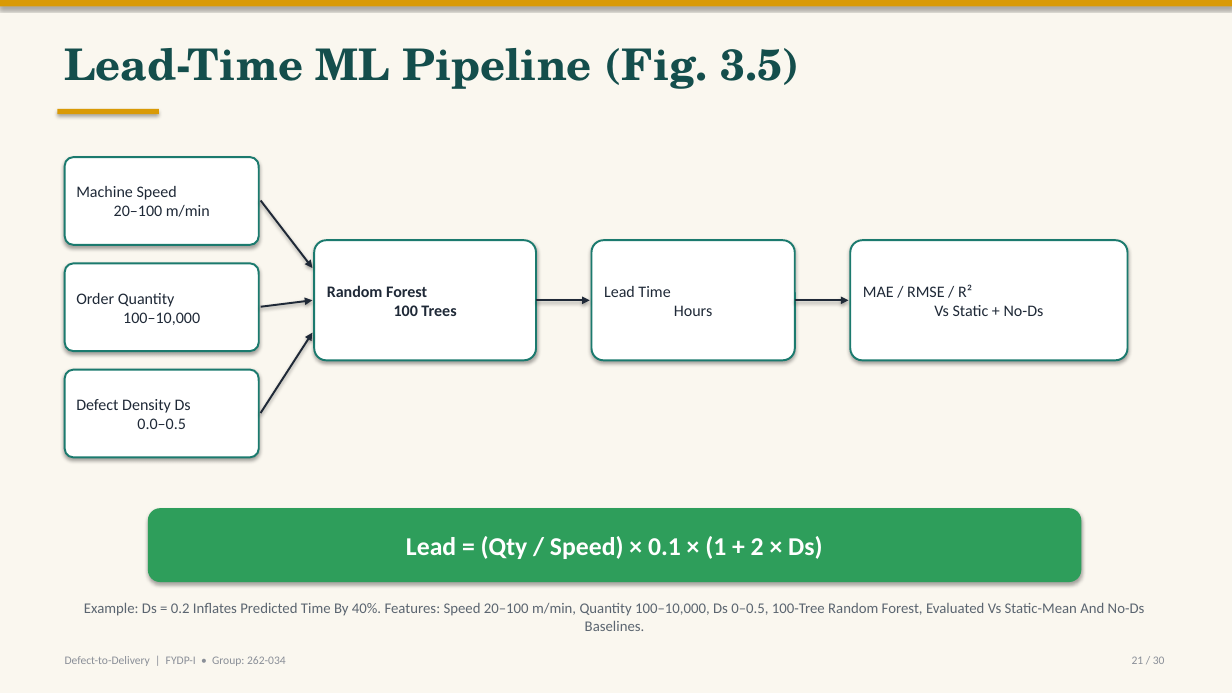
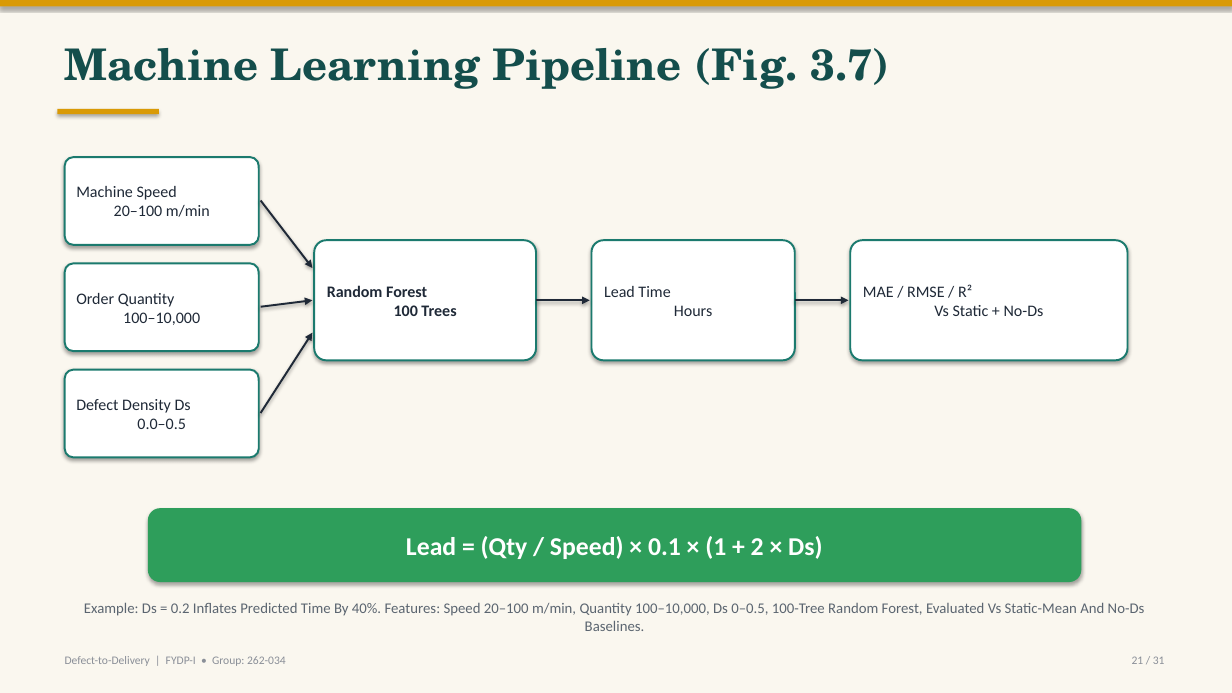
Before and after one commit to labib-ux/FYDP, a slide deck: slide 21 of slides/FYDP-I_Defect-to-Delivery.pptx. Drawn at 1232x693 pixels with LibreOffice and Linux fonts; fonts in the diff are those of the drawing. Boxes give left, top, right and bottom in pixels: in the first picture for what was removed or moved away, otherwise in the second. Text is boxed around its words. In the diff, an @@ line names an element or a change of style, - is before the commit and + after.

```diff
--- a/slides/FYDP-I_Defect-to-Delivery.pptx
+++ b/slides/FYDP-I_Defect-to-Delivery.pptx
@@ text at (x1=65, y1=48, x2=889, y2=89): text changed @@
-Lead-Time ML Pipeline (Fig. 3.5)
+Machine Learning Pipeline (Fig. 3.7)
@@ text at (x1=1132, y1=656, x2=1165, y2=664): text changed @@
-21 / 30
+21 / 31
```
Also in this commit, not shown: 29 other slides changed, 1 slide added.
